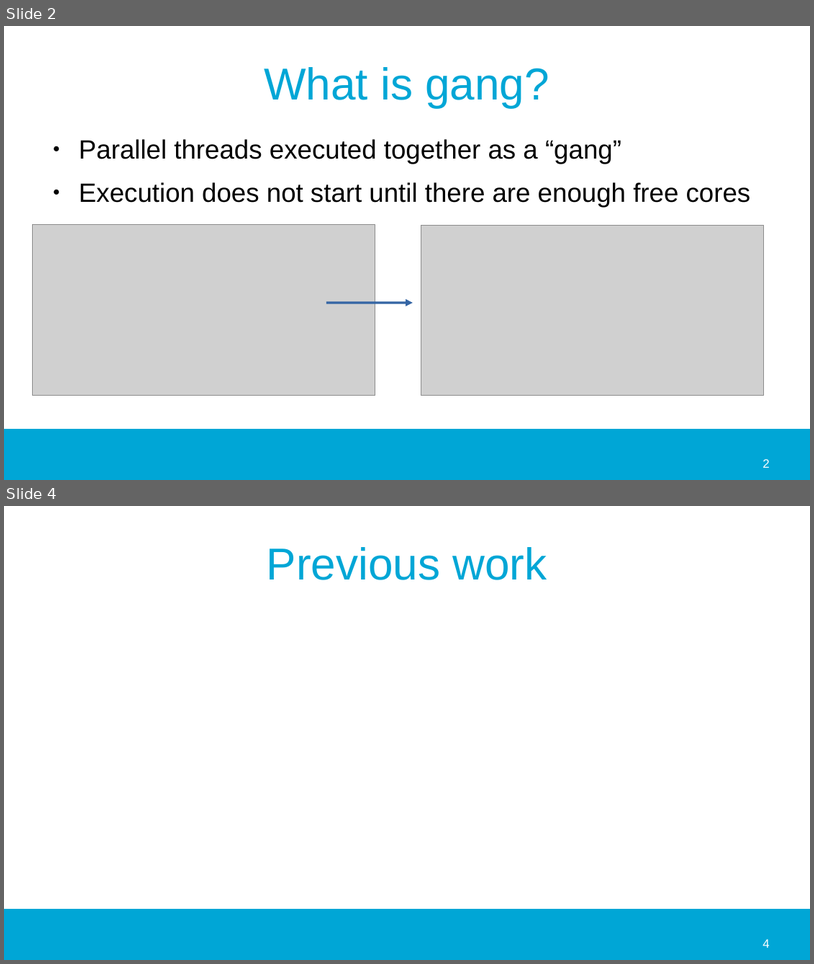
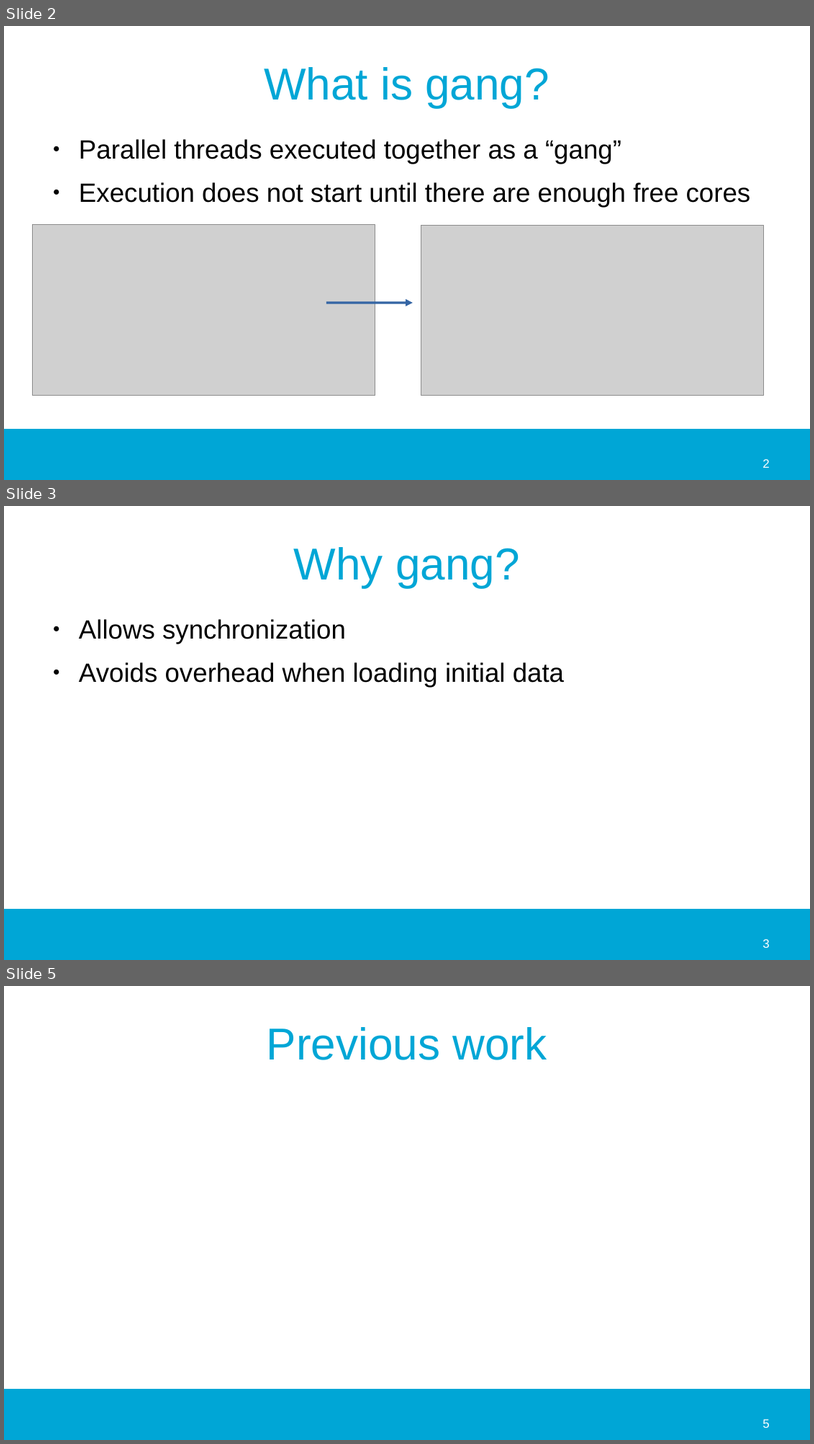
Before and after one commit to jmigual/APATeoria, a slide deck: Notes/TFM_presentations/2020_02_24/2020_02_24.odp. Shown one above the other, each under a label of ours: slides 2 and 4 before the commit, slides 2, 3 and 5 after it; the slides between them are not shown. The pictures are 814x964 and 814x1444 pixels, drawn with LibreOffice and Linux fonts; fonts in the diff are those of the drawing; grey boxes stand for pictures; background and template pictures are left out. Boxes give left, top, right and bottom in pixels: in the first picture for what was removed or moved away, otherwise in the second. Text is boxed around its words. In the diff, an @@ line names an element or a change of style, - is before the commit and + after.

```diff
--- a/Notes/TFM_presentations/2020_02_24/2020_02_24.odp
+++ b/Notes/TFM_presentations/2020_02_24/2020_02_24.odp
@@ slide 3 added at [4,506,810,960], background #FFFFFF; not listed: 1 template element that a slide beside it also shows @@
@@ title added at [294,547,520,587], 44 pt, text #00A6D6 @@
+Why gang?
@@ text added at [79,619,564,687], 26 pt, text #000000 @@
+● Allows synchronization
+● Avoids overhead when loading initial data
@@ page number added at [763,939,769,947], 12 pt, text #FFFFFF @@
+3
@@ what was slide 4 is now slide 5 @@
@@ page number at [763,1419,769,1427]: text changed @@
-4
+5
```
Also in this commit, not shown: 1 slide changed, 1 other file.
